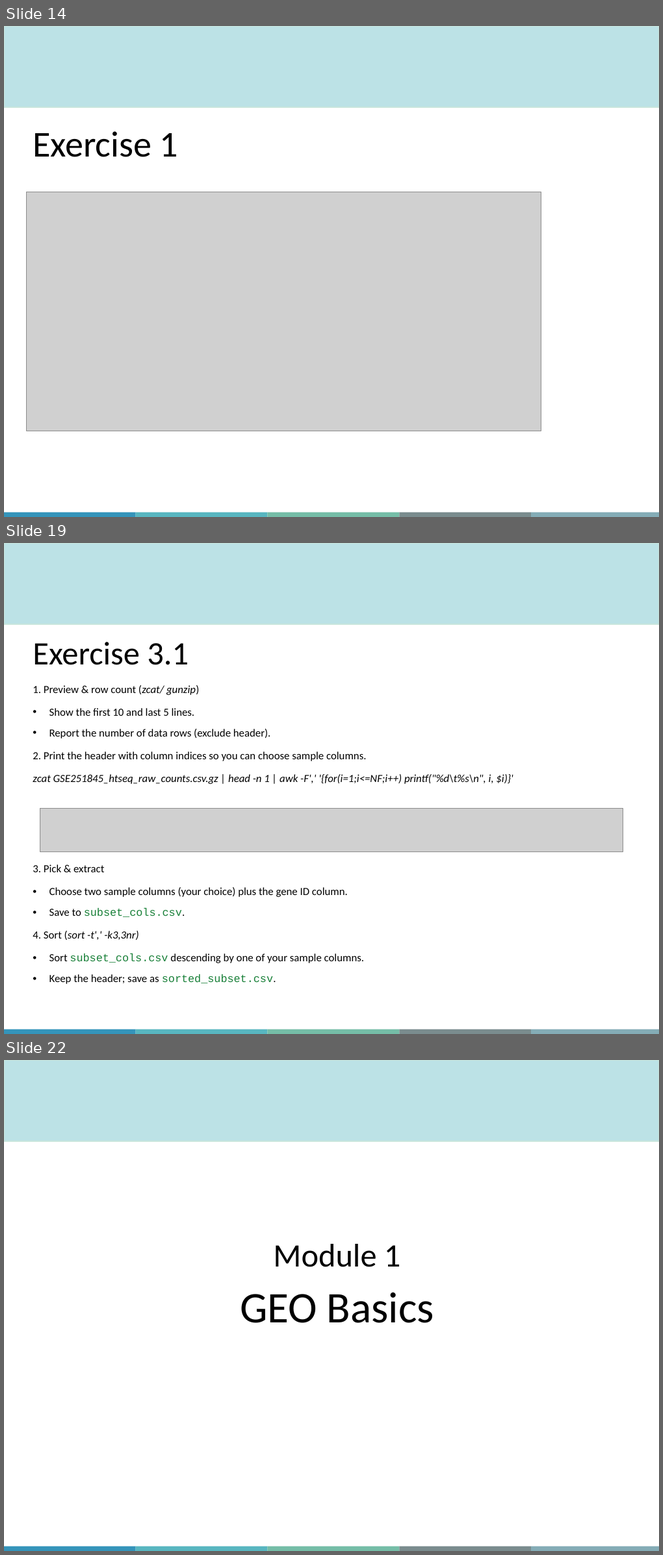
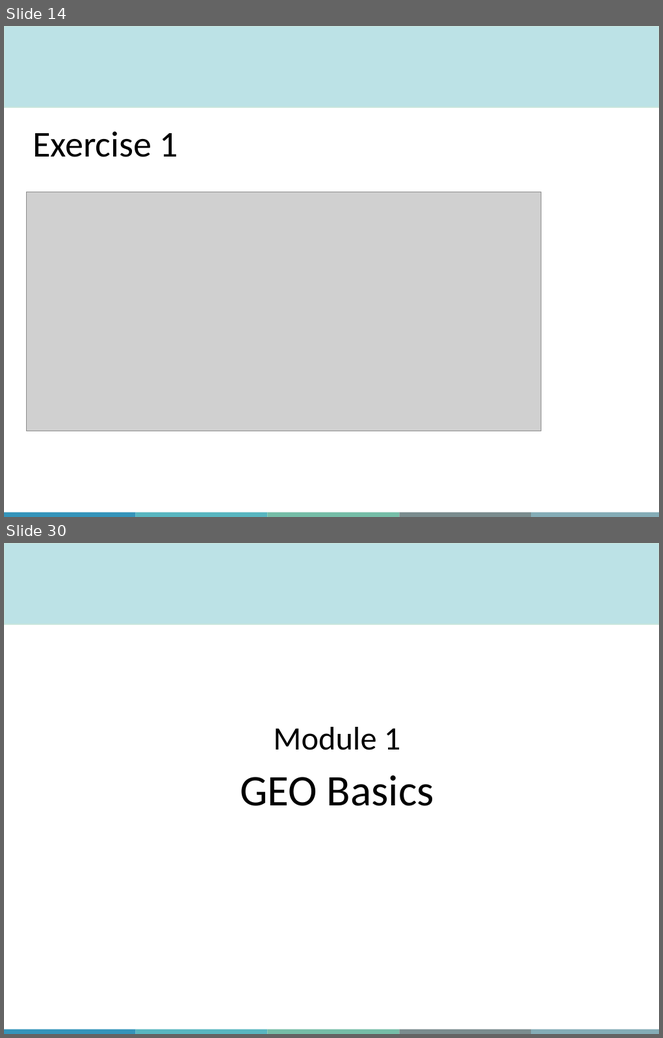
Before and after one commit to QLS-MiCM/Introduction-to-RNA-seq, a slide deck: Slides/Introduction-to-UNIX-and-RNA-seq-Repositories.pptx. Shown one above the other, each under a label of ours: slides 14, 19 and 22 before the commit, slides 14 and 30 after it; the slides between them are not shown. The pictures are 663x1555 and 663x1038 pixels, drawn with LibreOffice and Linux fonts; fonts in the diff are those of the drawing; grey boxes stand for pictures; background and template pictures are left out. Boxes give left, top, right and bottom in pixels: in the first picture for what was removed or moved away, otherwise in the second. Text is boxed around its words. In the diff, an @@ line names an element or a change of style, - is before the commit and + after.

```diff
--- a/Slides/Introduction-to-UNIX-and-RNA-seq-Repositories.pptx
+++ b/Slides/Introduction-to-UNIX-and-RNA-seq-Repositories.pptx
@@ slide 19 removed at <box>4,543,659,1034</box>, background #FFFFFF; not listed: 6 template elements that a slide beside it also shows @@
@@ text removed at <box>33,642,189,665</box> @@
-Exercise 3.1
@@ text removed at <box>33,685,513,984</box> @@
-1. Preview & row count (zcat/ gunzip)
-• Show the first 10 and last 5 lines.
-• Report the number of data rows (exclude header).
-2. Print the header with column indices so you can choose sample columns.
-zcat GSE251845_htseq_raw_counts.csv.gz | head -n 1 | awk -F',' '{for(i=1;i<=NF;i++) printf("%d\t%s\n", i, $i)}'
-3. Pick & extract
-• Choose two sample columns (your choice) plus the gene ID column.
-• Save to subset_cols.csv.
-4. Sort (sort -t',' -k3,3nr)
-• Sort subset_cols.csv descending by one of your sample columns.
-• Keep the header; save as sorted_subset.csv.
@@ picture removed at <box>40,808,623,852</box> @@
@@ what was slide 22 is now slide 30 @@
```
Also in this commit, not shown: 2 slides changed, 16 slides added, 6 other slides removed, 7 other files.
